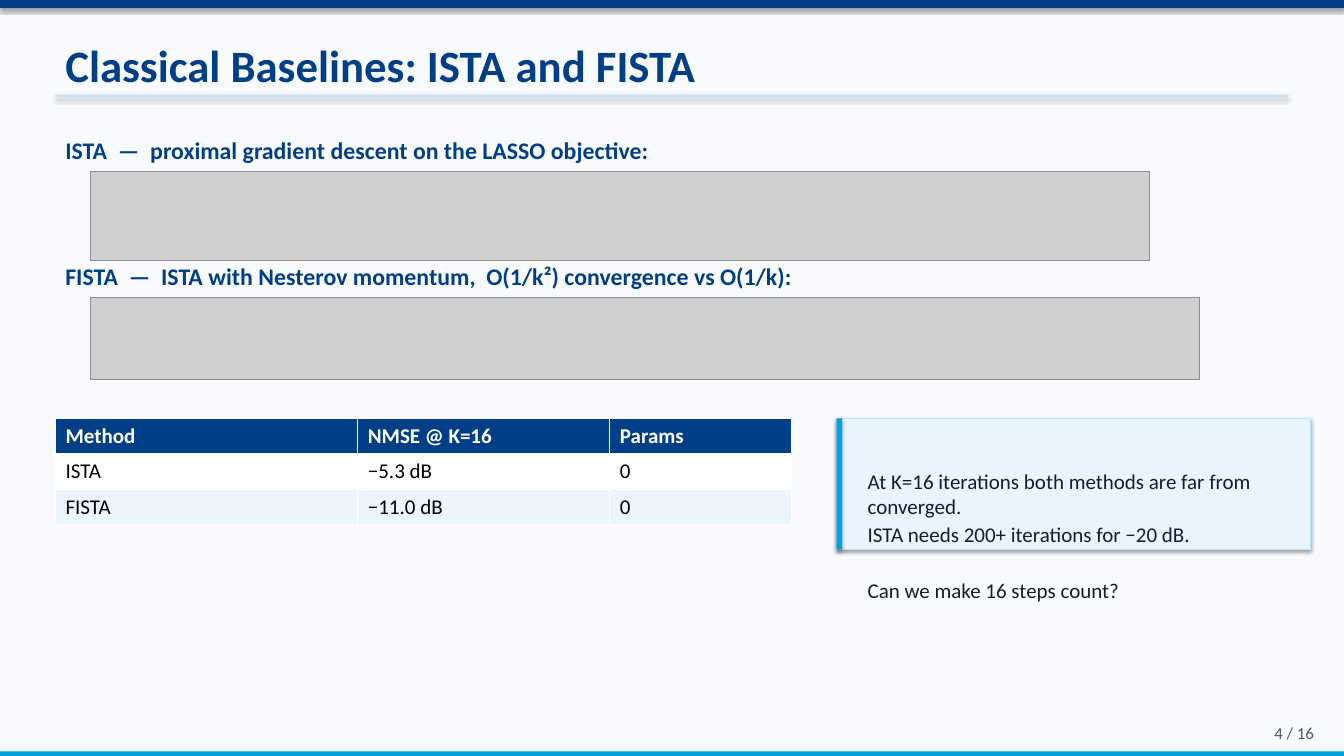
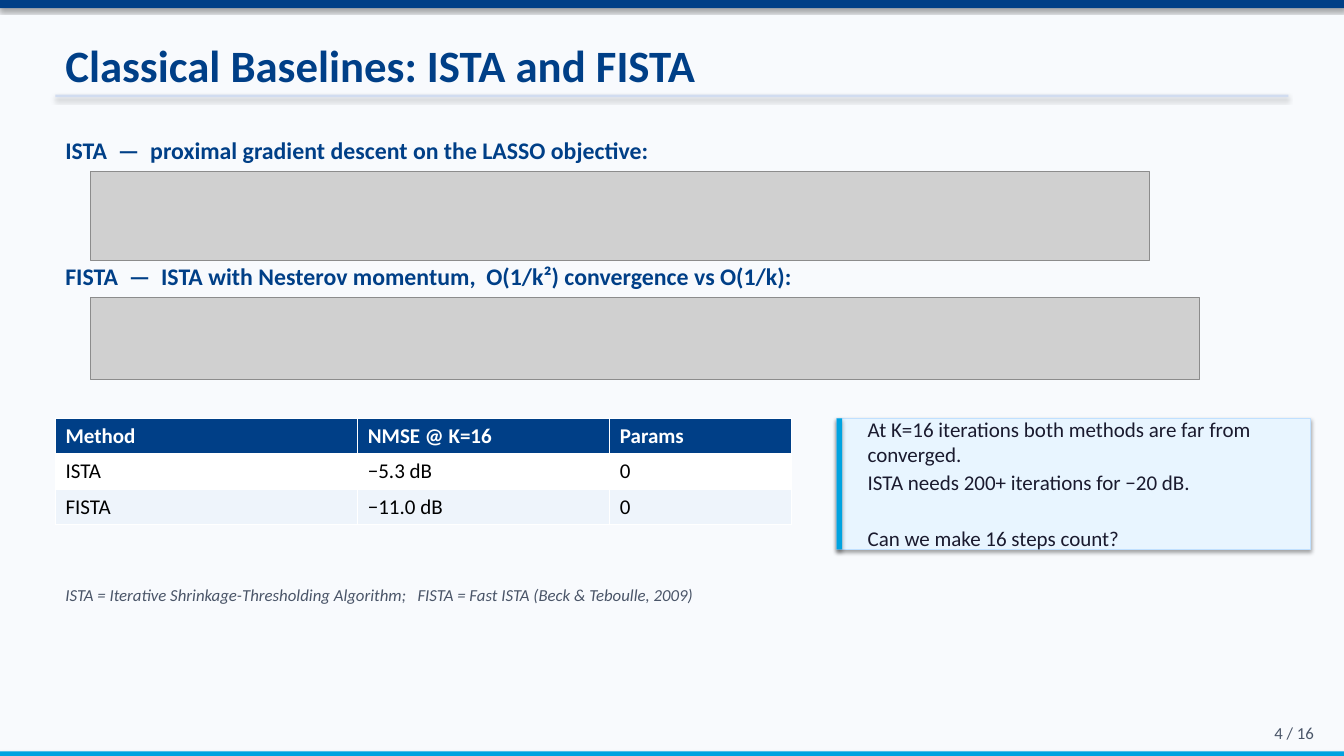
Before and after one commit to ThEpiCake/hyperlista-mbdl, a slide deck: slide 4 of submission/MBDL_Seminar_Presentation.pptx. Drawn at 1344x756 pixels with LibreOffice and Linux fonts; fonts in the diff are those of the drawing; grey boxes stand for pictures. Boxes give left, top, right and bottom in pixels: in the first picture for what was removed or moved away, otherwise in the second. Text is boxed around its words. In the diff, an @@ line names an element or a change of style, - is before the commit and + after.

```diff
--- a/submission/MBDL_Seminar_Presentation.pptx
+++ b/submission/MBDL_Seminar_Presentation.pptx
@@ text "At K=16 iterations both methods ..." at [868,422,1250,553]: vertical alignment top to middle @@
@@ text at [868,422,1250,466]: less space between paragraphs @@
@@ text added at [65,589,693,604], 12 pt, text #4A5568, italic @@
+ISTA = Iterative Shrinkage-Thresholding Algorithm; FISTA = Fast ISTA (Beck & Teboulle, 2009)
```
Also in this commit, not shown: 10 other slides changed, 1 other file.
